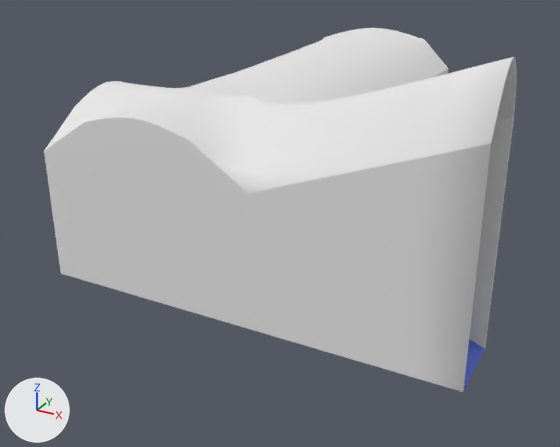
A saved change to the Blender file File di blender/Massimo/struttura muraria.blend.
Before and after are seen from a 50 mm lens placed at (7.1, -6.76, 4.84), pointed at (2.23, 2.1, 0.41). Arrows for +X, +Y and +Z are at lower left; the lights stay in place. Mesh edges are drawn as thin lines on the coarser meshes.

Names of what the first picture shows: 'Muri'.
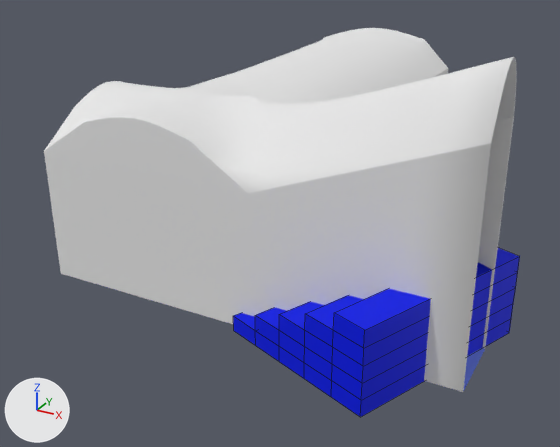
What differs and where, as boxes [x1, y1, x2, y2] in the pictures (560 x 447 px):
'Scala', shown (blue)
    after: [233, 248, 520, 417]

Diff of the bpy script that builds the scene:
```diff
--- a/File di blender/Massimo/struttura muraria.blend.py
+++ b/File di blender/Massimo/struttura muraria.blend.py
@@ ob_scala @@
 ob_scala.scale = (1.0, 1.54, 1.0)
-ob_scala.hide_viewport = True
```
